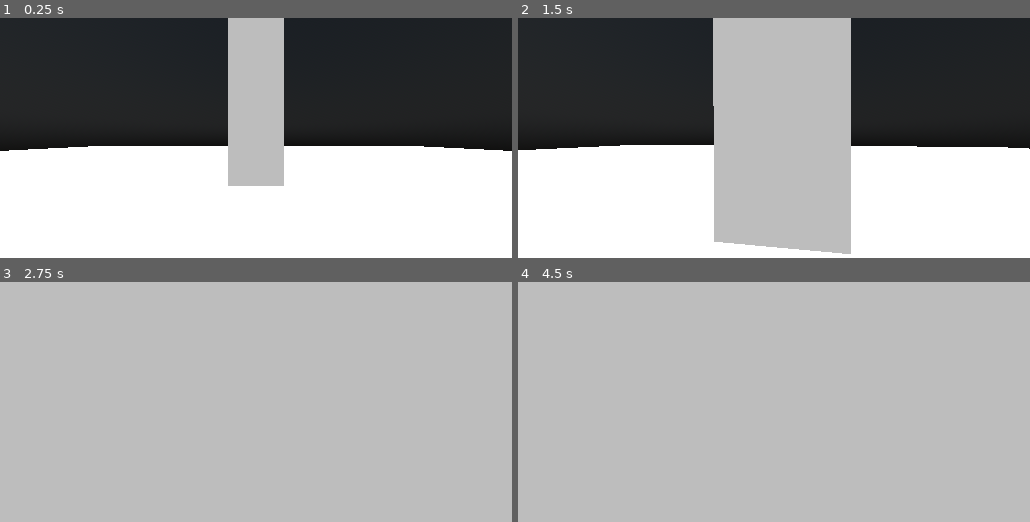
Above: before the commit, frames 1-4 (two rows, left to right).
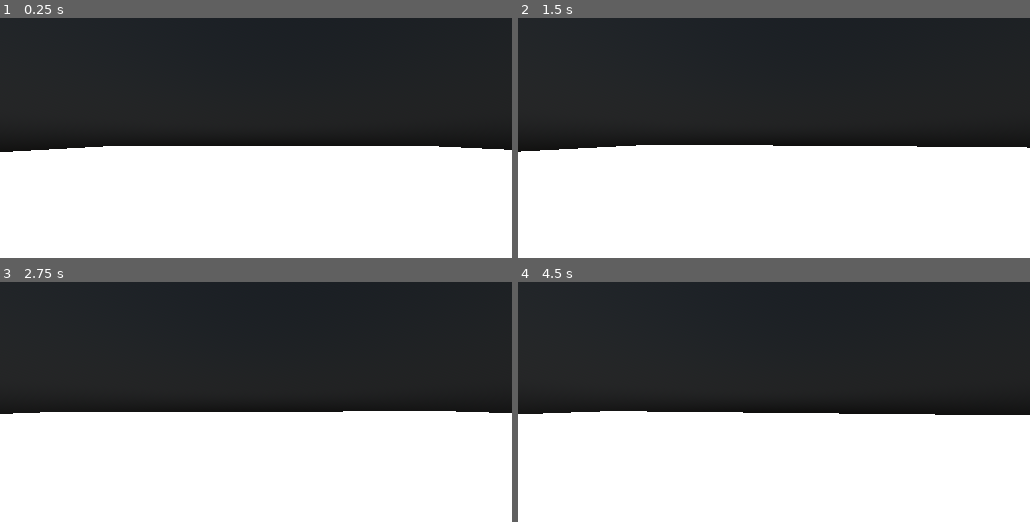
Above: after the commit, the same moments.

Repository: D7x8/Jame-Gam-28
Game: Godot game, scene res://scenes/main.tscn
Same seed, same stepped clock (60 frames per second), same inputs: the game is played once before the commit and once after it.
Inputs (mouse positions are in pixels of both pictures, inside the frame that each line leads up to):
- Up to frame 1 (0.25 s): no input
- Up to frame 2 (1.5 s): move the mouse to (799, 138) at 0.52 s; hold W (forward) from 0.53 s (still down); tap E (interact) at 0.6 s; tap Space (jump) at 0.77 s; move the mouse to (748, 138) at 1.27 s; tap Shift (sprint) at 1.35 s
- Up to frame 3 (2.75 s): keep holding W (forward); tap Space (jump) at 1.52 s; move the mouse to (266, 397) at 2.02 s; tap E (interact) at 2.1 s
- Up to frame 4 (4.5 s): keep holding W (forward); move the mouse to (768, 406) at 2.77 s; tap Shift (sprint) at 2.85, 4.35 s; tap Space (jump) at 3.02, 3.77 s; move the mouse to (809, 404) at 3.52 s; tap E (interact) at 3.6 s; tap Enter at 4.25 s; move the mouse to (733, 399) at 4.27 s

The runs differ from the first frame. In frame 1, 7.8% of the frame differs, in the area x 0-100%, y 0-70%; in frame 2, 26%; in frame 3, 100%, in the area x 0-100%, y 0-100%; in frame 4, 100%.

Commit message:
flower scene and growth player move

Diff:
--- a/scenes/main.tscn
+++ b/scenes/main.tscn
@@ -1,7 +1,8 @@
-[gd_scene load_steps=12 format=3 uid="uid://b4x83u2640j26"]
+[gd_scene load_steps=11 format=3 uid="uid://b4x83u2640j26"]
 
 [ext_resource type="PackedScene" uid="uid://da6p7xugiti5x" path="res://scenes/player.tscn" id="1_oicmh"]
 [ext_resource type="Material" uid="uid://bb43ngplsfis2" path="res://addons/flexible_toon_shader/FlexibleToonMaterial.tres" id="2_lvjju"]
+[ext_resource type="PackedScene" uid="uid://c2livv8pre4wn" path="res://Flower/flower.tscn" id="3_3vo6f"]
 [ext_resource type="PackedScene" uid="uid://b5cllyobt01b6" path="res://scenes/test_tower.tscn" id="3_4yqrl"]
 
 [sub_resource type="PlaneMesh" id="PlaneMesh_cblll"]
@@ -25,16 +26,10 @@
 
 [sub_resource type="CameraAttributesPractical" id="CameraAttributesPractical_iti21"]
 
-[sub_resource type="BoxMesh" id="BoxMesh_78u6r"]
-material = ExtResource("2_lvjju")
-
-[sub_resource type="BoxShape3D" id="BoxShape3D_qj8ow"]
-size = Vector3(1, 6.65332, 1)
-
 [node name="Main" type="Node3D"]
 
 [node name="Player" parent="." instance=ExtResource("1_oicmh")]
-transform = Transform3D(1, 0, 0, 0, 1, 0, 0, 0, 1, 0, 2.25268, 0)
+transform = Transform3D(1, 0, 0, 0, 1, 0, 0, 0, 1, -4.49203, 2.25268, 0)
 
 [node name="Ground" type="StaticBody3D" parent="."]
 metadata/_edit_group_ = true
@@ -54,16 +49,6 @@
 environment = SubResource("Environment_o5a6t")
 camera_attributes = SubResource("CameraAttributesPractical_iti21")
 
-[node name="Flower" type="StaticBody3D" parent="."]
-transform = Transform3D(1, 0, 0, 0, 1, 0, 0, 0, 1, 0, 9.97469, -9.79115)
-metadata/_edit_group_ = true
-
-[node name="Mesh" type="MeshInstance3D" parent="Flower"]
-transform = Transform3D(3, 0, 0, 0, 20, 0, 0, 0, 3, 0, 0, 0)
-mesh = SubResource("BoxMesh_78u6r")
-
-[node name="Collider" type="CollisionShape3D" parent="Flower"]
-transform = Transform3D(3, 0, 0, 0, 3, 0, 0, 0, 3, 0, 0, 0)
-shape = SubResource("BoxShape3D_qj8ow")
+[node name="Flower" parent="." instance=ExtResource("3_3vo6f")]
 
 [node name="TestTower" parent="." instance=ExtResource("3_4yqrl")]
